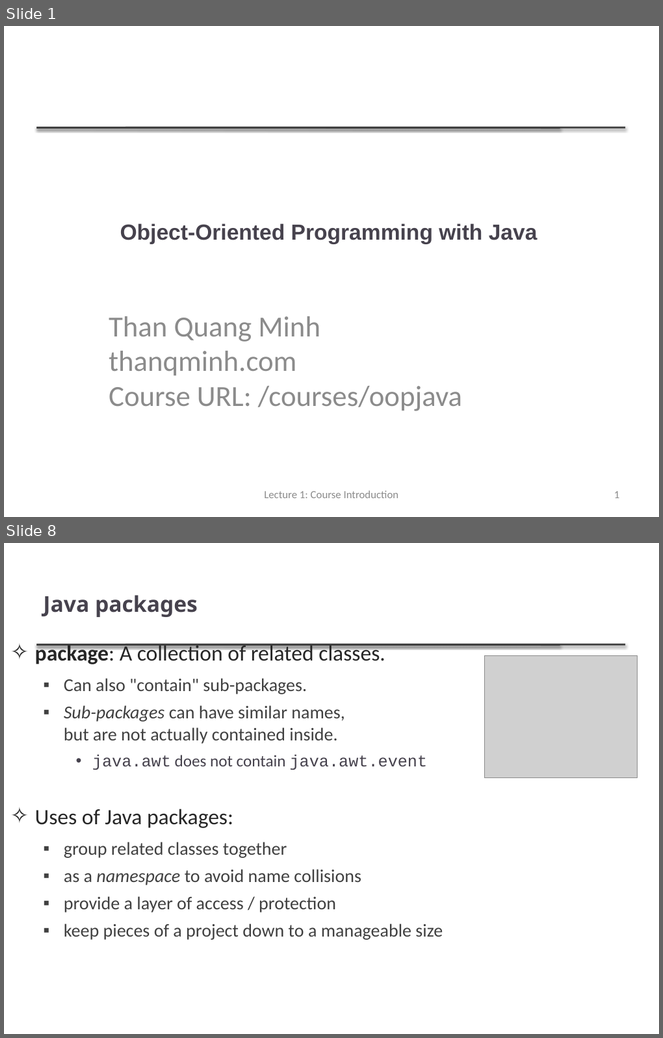
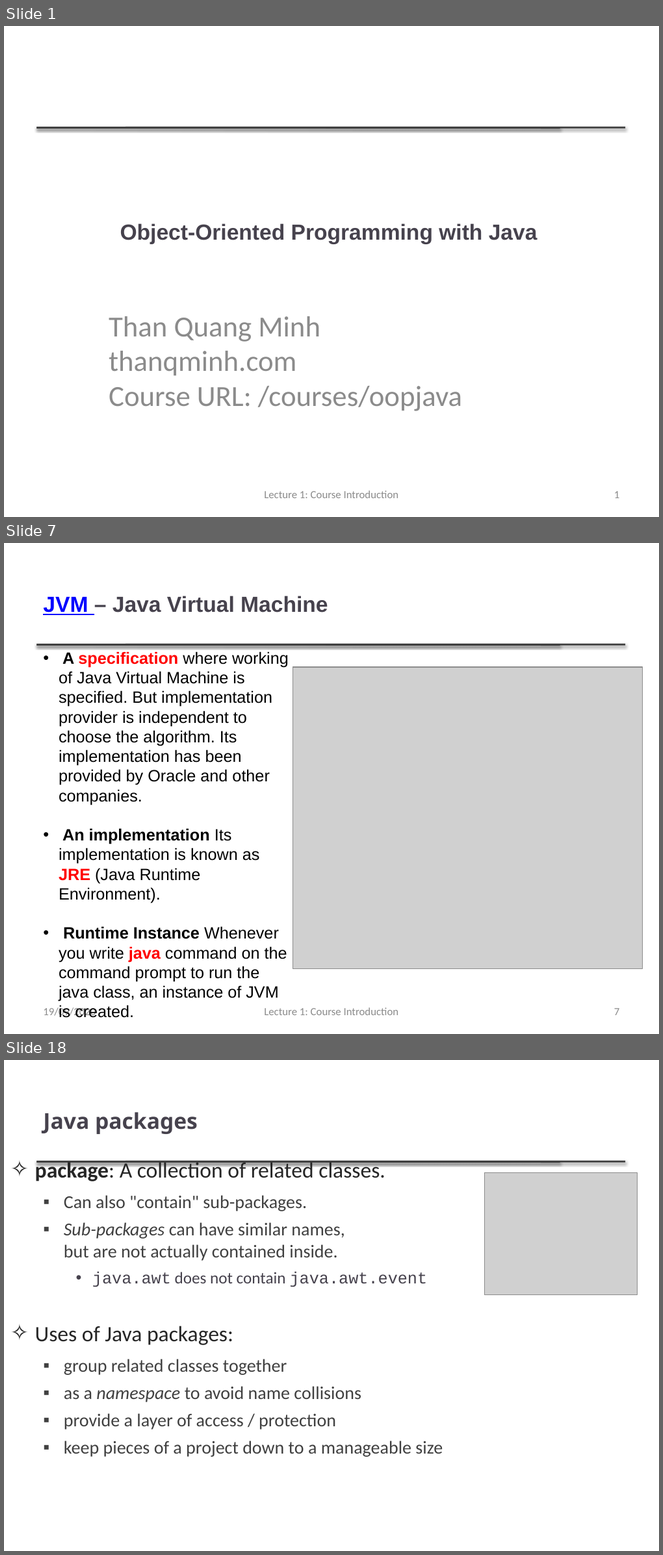
Before and after one commit to thanqminh/thanqminh.github.io, a slide deck: courses/oopjava/lecture1.pptx. Shown one above the other, each under a label of ours: slides 1 and 8 before the commit, slides 1, 7 and 18 after it; the slides between them are not shown. The pictures are 663x1038 and 663x1555 pixels, drawn with LibreOffice and Linux fonts; fonts in the diff are those of the drawing; grey boxes stand for pictures. Boxes give left, top, right and bottom in pixels: in the first picture for what was removed or moved away, otherwise in the second. Text is boxed around its words. In the diff, an @@ line names an element or a change of style, - is before the commit and + after.

```diff
--- a/courses/oopjava/lecture1.pptx
+++ b/courses/oopjava/lecture1.pptx
@@ slide 7 added at (4,543,659,1034), background #FFFFFF; not listed: 2 template elements that a slide beside it also shows @@
@@ title added at (43,596,328,615), 24 pt, text #46424D, bold @@
+JVM – Java Virtual Machine
@@ text added at (59,652,289,1002), 18 pt, text #000000 @@
+• A specification where working of Java Virtual Machine is specified. But implementation provider is independent to choose the algorithm. Its implementation has been provided by Oracle and other companies.
+• An implementation Its implementation is known as JRE (Java Runtime Environment).
+• Runtime Instance Whenever you write java command on the command prompt to run the java class, an instance of JVM is created.
@@ picture added at (293,667,643,969) @@
@@ text added at (43,1008,96,1018), 12 pt, text #8C8C8C @@
+19/09/2020
@@ text added at (264,1008,399,1016), 12 pt, text #8C8C8C @@
+Lecture 1: Course Introduction
@@ page number added at (614,1008,620,1016), 12 pt, text #8C8C8C @@
+7
@@ what was slide 8 is now slide 18 @@
```
Also in this commit, not shown: 6 slides changed, 10 other slides added, 9 slides removed, 20 other files.
